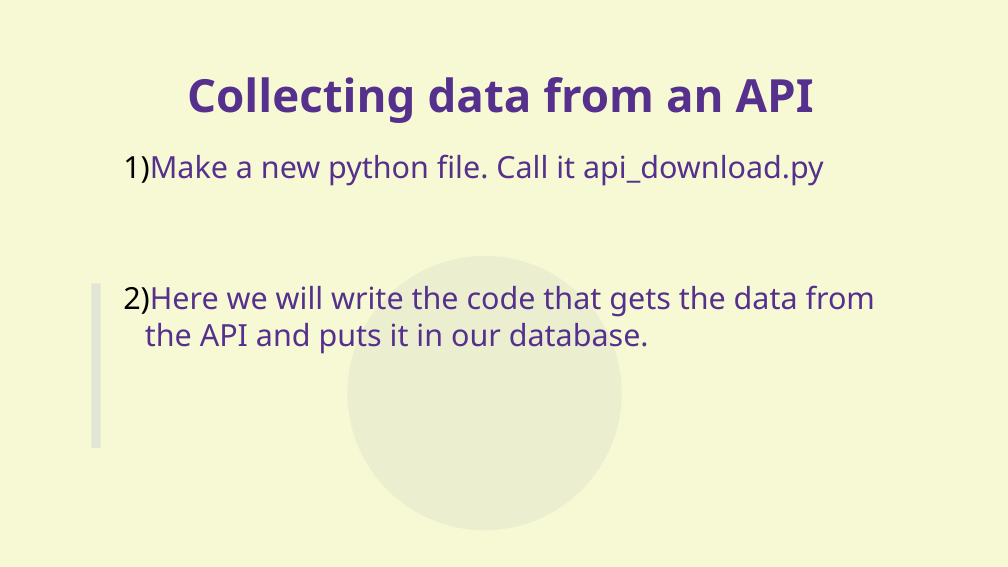
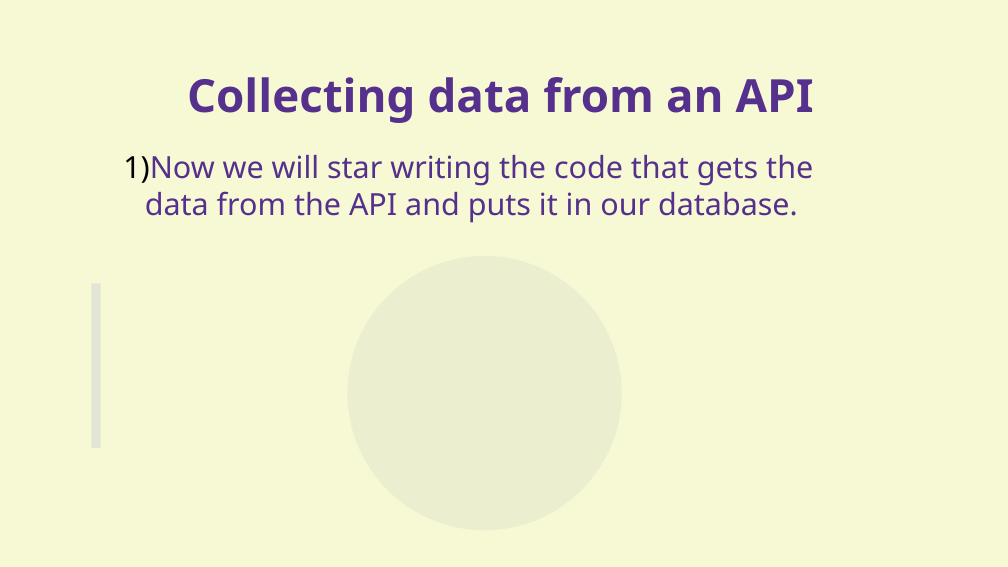
Before and after one commit to aram-de/aas_workshop_pub, a slide deck: slide 22 of presentation_KhanRev.odp. Drawn at 1008x567 pixels with LibreOffice and Linux fonts; fonts in the diff are those of the drawing. Boxes give left, top, right and bottom in pixels: in the first picture for what was removed or moved away, otherwise in the second. Text is boxed around its words. In the diff, an @@ line names an element or a change of style, - is before the commit and + after.

```diff
--- a/presentation_KhanRev.odp
+++ b/presentation_KhanRev.odp
@@ text at bbox=[123, 155, 813, 223]: text changed @@
-1) Make a new python file. Call it api_download.py
-2) Here we will write the code that gets the data from the API and puts it in our database.
+1) Now we will star writing the code that gets the data from the API and puts it in our database.
```
Also in this commit, not shown: 26 other slides changed, 2 slides added, 5 slides removed, 2 other files.
